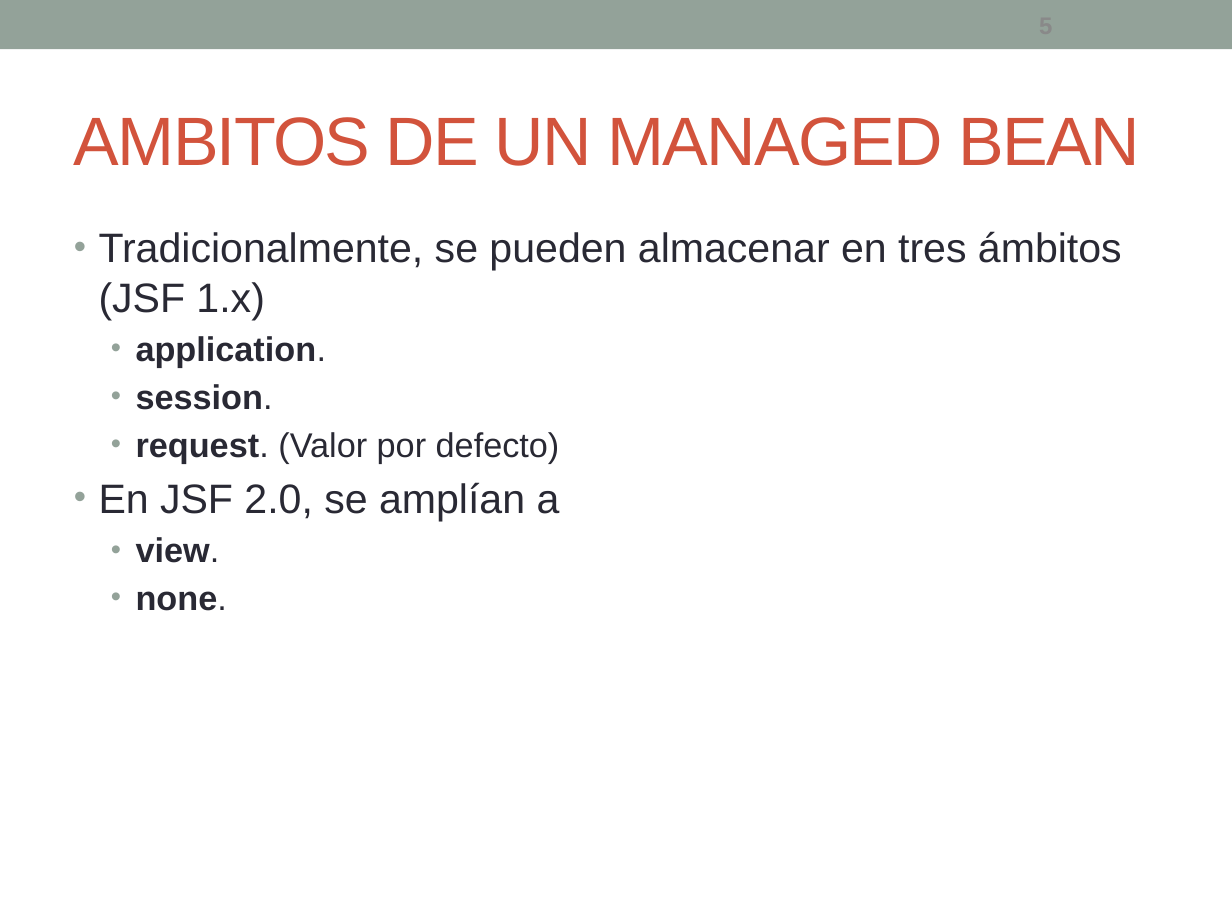
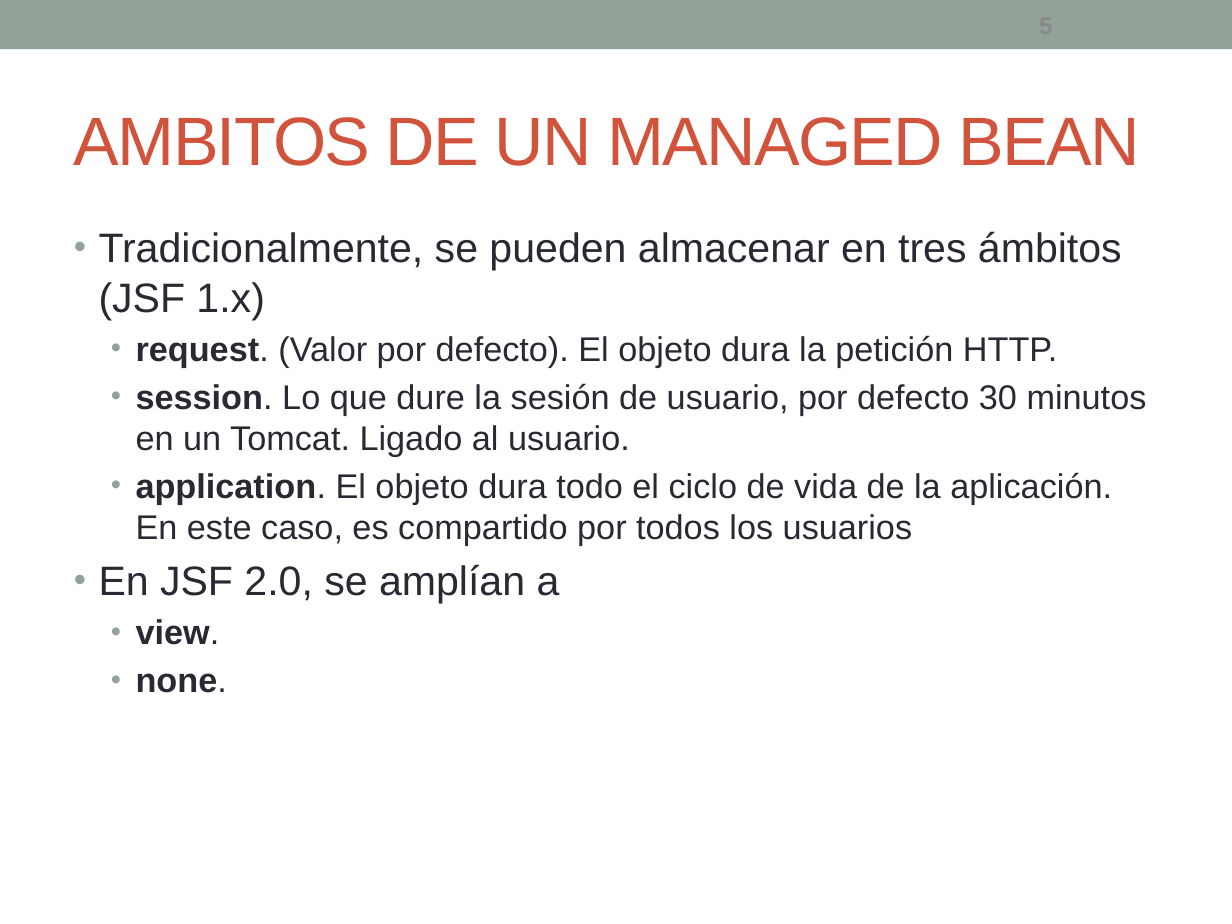
Before and after one commit to fdepablo/WsCursoJavaEE, a slide deck: slide 5 of _18_JSF/powerpoint/JSF - 3 - ManagedBean.pptx. Drawn at 1232x924 pixels with LibreOffice and Linux fonts; fonts in the diff are those of the drawing. Boxes give left, top, right and bottom in pixels: in the first picture for what was removed or moved away, otherwise in the second. Text is boxed around its words. In the diff, an @@ line names an element or a change of style, - is before the commit and + after.

```diff
--- a/_18_JSF/powerpoint/JSF - 3 - ManagedBean.pptx
+++ b/_18_JSF/powerpoint/JSF - 3 - ManagedBean.pptx
@@ text at (136,335,1147,545): text changed; bold off @@
-  • application.
-  • session.
-  • request. (Valor por defecto)
+  • request. (Valor por defecto). El objeto dura la petición HTTP.
+  • session. Lo que dure la sesión de usuario, por defecto 30 minutos en un Tomcat. Ligado al usuario.
+  • application. El objeto dura todo el ciclo de vida de la aplicación. En este caso, es compartido por todos los usuarios
```
Also in this commit, not shown: 14 other slides changed, 2 slides added, 8 other files.
